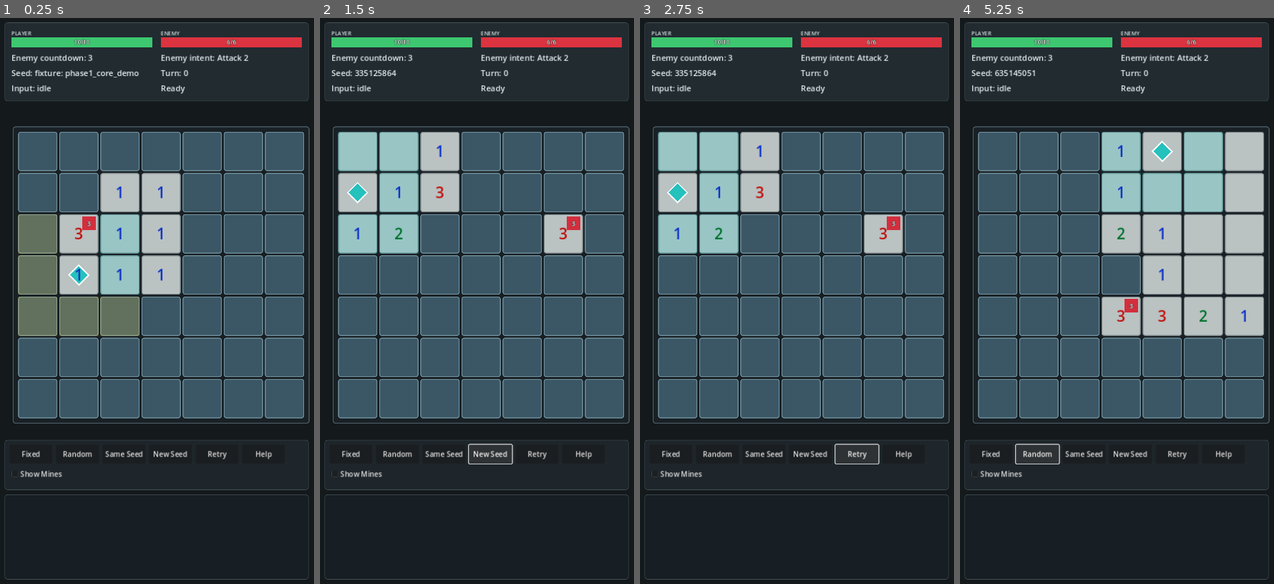
Above: before the commit, frames 1-4 (left to right).
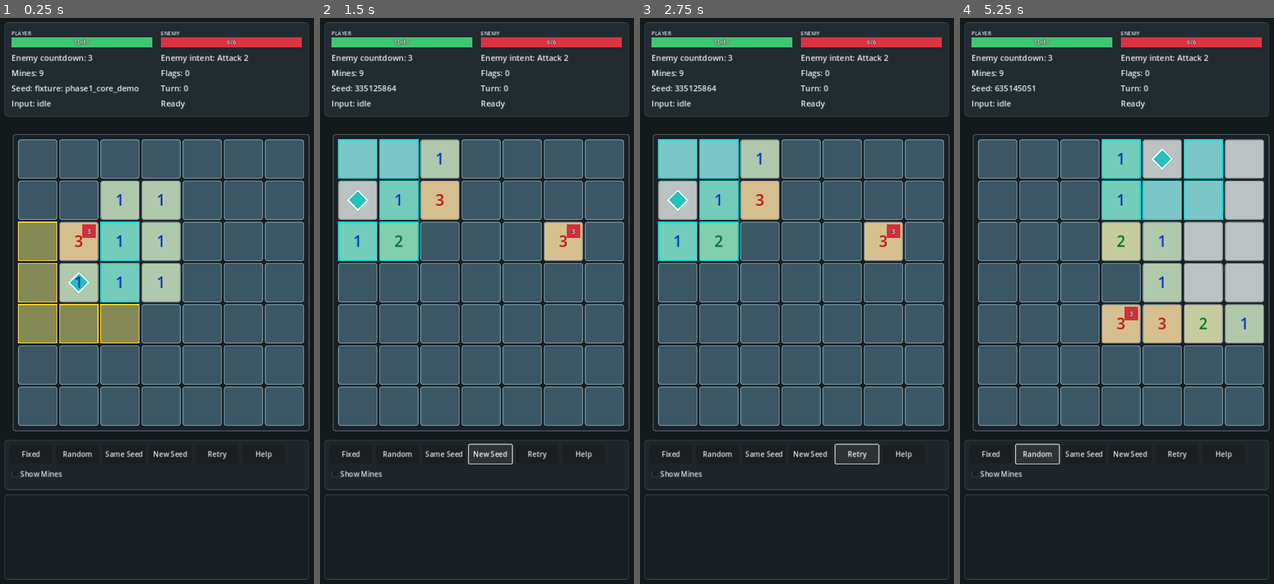
Above: after the commit, the same moments.

Repository: T11retsujitu/minesweeperV2
Game: Godot game, scene res://scenes/main.tscn
Same seed, same stepped clock (60 frames per second), same inputs: the game is played once before the commit and once after it.
Inputs:
- Up to frame 1 (0.25 s): no input
- Up to frame 2 (1.5 s): click "New Seed" at 0.5 s; click "New Seed" at 1.25 s
- Up to frame 3 (2.75 s): click "Retry" at 2 s
- Up to frame 4 (5.25 s): click "Retry" at 2.75 s; click "Retry" at 3.5 s; click "Fixed" at 4.25 s; click "Random" at 5 s

The runs differ from the first frame. In frame 1, 18% of the frame differs, in the area x 1-99%, y 9-74%; in frame 2, 16%; in frame 3, 16%; in frame 4, 18%.

Commit message:
feat: UX改良M1a 読める風景化(爆弾フラグ/数字ヒートマップ/ハイライト強化/HUDカウンター)
- フラグ表示を三角旗+Fラベルから爆弾スプライト風描画へ(overlay_draw子ノード経由)
- 開放セル背景をadjacent数の危険度ヒートマップ化(COLOR_HEAT_LEVELS)
- movable/revealableハイライトをalpha 0.34/0.38+2pxボーダーへ強化
- HUDにMines/Flagsカウンター追加(snapshotからpresentation側集計)
- 敵インテントをBalance.ENEMY_ATTACK参照の動的表示に

presentation層のみ・テスト430件不変

Co-Authored-By: Claude Fable 5 <noreply@anthropic.com>
Claude-Session: https://claude.ai/code/session_0166TRrYQ1gnNdfye1nWRQWG

Diff:
--- a/scripts/presentation/battle_screen.gd
+++ b/scripts/presentation/battle_screen.gd
@@ -20,6 +20,8 @@
 var enemy_bar = null
 var enemy_countdown_label = null
 var enemy_intent_label = null
+var mines_label = null
+var flags_label = null
 var seed_label = null
 var turn_label = null
 var input_mode_label = null
@@ -164,7 +166,8 @@
 		player_bar.animate_to(int(snapshot["player_hp"]))
 		enemy_bar.animate_to(int(snapshot["enemy_hp"]))
 	enemy_countdown_label.text = "Enemy countdown: %d" % int(snapshot["enemy_countdown"])
-	enemy_intent_label.text = "Enemy intent: Attack 2"
+	enemy_intent_label.text = _enemy_intent_text(snapshot)
+	_update_mine_counters(snapshot)
 	seed_label.text = "Seed: " + str(snapshot["seed_label"])
 	turn_label.text = "Turn: %d" % int(snapshot["turn_count"])
 	input_mode_label.text = "Input: " + _input_mode_text()
@@ -179,6 +182,24 @@
 	if preview_overlay.visible:
 		return "confirm_detonation"
 	return "idle"
+
+
+func _enemy_intent_text(snapshot):
+	if int(snapshot["enemy_hp"]) <= 0:
+		return "Enemy intent: —"
+	return "Enemy intent: Attack %d" % Balance.ENEMY_ATTACK
+
+
+func _update_mine_counters(snapshot):
+	var mine_count = 0
+	var flag_count = 0
+	for cell_data in snapshot["cells"]:
+		if bool(cell_data["contains_mine"]):
+			mine_count += 1
+		if cell_data["flag_state"] == "flagged":
+			flag_count += 1
+	mines_label.text = "Mines: %d" % (mine_count - flag_count)
+	flags_label.text = "Flags: %d" % flag_count
 
 
 func _is_overlay_blocking_board():
@@ -451,7 +472,7 @@
 
 func _build_hud():
 	var panel = _make_panel(Color(0.13, 0.17, 0.19))
-	panel.custom_minimum_size = Vector2(0, 150)
+	panel.custom_minimum_size = Vector2(0, 184)
 	root.add_child(panel)
 
 	var margin = _make_margin(14)
@@ -469,6 +490,8 @@
 	enemy_bar.setup("ENEMY", Balance.ENEMY_MAX_HP, FxConfig.COLOR_HP_ENEMY)
 	enemy_countdown_label = _make_hud_label()
 	enemy_intent_label = _make_hud_label()
+	mines_label = _make_hud_label()
+	flags_label = _make_hud_label()
 	seed_label = _make_hud_label()
 	turn_label = _make_hud_label()
 	input_mode_label = _make_hud_label()
@@ -477,7 +500,7 @@
 
 	hud.add_child(player_bar)
 	hud.add_child(enemy_bar)
-	for label in [enemy_countdown_label, enemy_intent_label, seed_label, turn_label, input_mode_label, status_label]:
+	for label in [enemy_countdown_label, enemy_intent_label, mines_label, flags_label, seed_label, turn_label, input_mode_label, status_label]:
 		hud.add_child(label)
 
 
--- a/scripts/presentation/cell_view.gd
+++ b/scripts/presentation/cell_view.gd
@@ -15,18 +15,20 @@
 
 var background_panel = null
 var highlight_rect = null
+var overlay_draw = null
 var preview_rect = null
 var player_marker_outline = null
 var player_marker_fill = null
 var flash_rect = null
 var number_label = null
-var flag_label = null
 var detonation_label = null
 var mine_marker_label = null
 var preview_damage_label = null
 var enemy_badge = null
 var enemy_label = null
 var enemy_pulse_tween = null
+var highlight_border_visible = false
+var highlight_border_color = FxConfig.COLOR_HIGHLIGHT_MOVABLE_BORDER
 
 
 func _ready():
@@ -47,15 +49,15 @@
 	var revealed = cell_data["reveal_state"] == "revealed"
 	var flagged = cell_data["flag_state"] == "flagged"
 	var detonated = cell_data["detonation_state"] == "detonated"
-	flagged_display = flagged
-
-	_apply_background(revealed, flagged, detonated)
+	var adjacent_count = int(cell_data["adjacent_mine_count"])
+	flagged_display = flagged and not detonated
+
+	_apply_background(revealed, flagged, detonated, adjacent_count)
 	number_label.text = ""
-	if revealed and int(cell_data["adjacent_mine_count"]) > 0 and not detonated:
-		number_label.text = str(cell_data["adjacent_mine_count"])
-		number_label.add_theme_color_override("font_color", _number_color(int(cell_data["adjacent_mine_count"])))
-
-	flag_label.visible = flagged and not detonated
+	if revealed and adjacent_count > 0 and not detonated:
+		number_label.text = str(adjacent_count)
+		number_label.add_theme_color_override("font_color", _number_color(adjacent_count))
+
 	detonation_label.visible = detonated
 	mine_marker_label.visible = bool(options.get("debug_mine", false))
 	var enemy_visible = bool(options.get("enemy_visible", false))
@@ -66,10 +68,13 @@
 	var movable = bool(options.get("movable", false))
 	var revealable = bool(options.get("revealable", false))
 	highlight_rect.visible = movable or revealable
+	highlight_border_visible = movable or revealable
 	if movable:
 		highlight_rect.color = FxConfig.COLOR_HIGHLIGHT_MOVABLE
+		highlight_border_color = FxConfig.COLOR_HIGHLIGHT_MOVABLE_BORDER
 	elif revealable:
 		highlight_rect.color = FxConfig.COLOR_HIGHLIGHT_REVEALABLE
+		highlight_border_color = FxConfig.COLOR_HIGHLIGHT_REVEALABLE_BORDER
 
 	var player_here = bool(options.get("player_here", false))
 	player_marker_outline.visible = player_here
@@ -85,7 +90,8 @@
 		preview_damage_label.text = str(options.get("preview_damage", ""))
 	else:
 		preview_damage_label.text = ""
-	queue_redraw()
+	if overlay_draw != null:
+		overlay_draw.queue_redraw()
 
 
 func flash(color, duration):
@@ -115,6 +121,8 @@
 func _notification(what):
 	if what == NOTIFICATION_RESIZED:
 		_layout_player_marker()
+		if overlay_draw != null:
+			overlay_draw.queue_redraw()
 
 
 func _gui_input(event):
@@ -137,15 +145,43 @@
 		long_pressed.emit(coord)
 
 
-func _draw():
+func _on_overlay_draw():
+	var cell_size = overlay_draw.size
+	if cell_size == Vector2.ZERO:
+		cell_size = custom_minimum_size
 	if flagged_display:
-		var points = PackedVector2Array([
-			Vector2(18, 18),
-			Vector2(18, 54),
-			Vector2(58, 31),
-		])
-		draw_polygon(points, PackedColorArray([Color(1.0, 0.82, 0.12)]))
-		draw_line(Vector2(18, 18), Vector2(18, 66), Color(0.94, 0.96, 1.0), 3.0)
+		_draw_bomb(overlay_draw, cell_size)
+	if highlight_border_visible:
+		_draw_highlight_border(overlay_draw, cell_size)
+
+
+func _draw_bomb(canvas, cell_size):
+	var side = min(cell_size.x, cell_size.y)
+	if side <= 0.0:
+		return
+	var center = cell_size * 0.5
+	var radius = side * 0.27
+	var fuse_width = side * 0.045
+	var fuse_start = center + Vector2(radius * 0.58, -radius * 0.72)
+	var fuse_mid = center + Vector2(radius * 0.92, -radius * 1.08)
+	var fuse_end = center + Vector2(radius * 1.18, -radius * 1.26)
+	var spark_center = fuse_end + Vector2(radius * 0.16, -radius * 0.08)
+
+	canvas.draw_circle(center, radius, FxConfig.COLOR_BOMB_BODY_RIM)
+	canvas.draw_circle(center + Vector2(radius * 0.05, radius * 0.06), radius * 0.91, FxConfig.COLOR_BOMB_BODY)
+	canvas.draw_arc(center, radius * 0.68, deg_to_rad(206.0), deg_to_rad(286.0), 16, FxConfig.COLOR_BOMB_HIGHLIGHT, side * 0.025, true)
+	canvas.draw_line(fuse_start, fuse_mid, FxConfig.COLOR_BOMB_FUSE, fuse_width, true)
+	canvas.draw_line(fuse_mid, fuse_end, FxConfig.COLOR_BOMB_FUSE, fuse_width, true)
+	canvas.draw_circle(spark_center, radius * 0.17, FxConfig.COLOR_BOMB_SPARK)
+
+
+func _draw_highlight_border(canvas, cell_size):
+	var border_width = FxConfig.HIGHLIGHT_BORDER_WIDTH
+	var rect_size = cell_size - Vector2(border_width, border_width)
+	if rect_size.x <= 0.0 or rect_size.y <= 0.0:
+		return
+	var rect = Rect2(Vector2(border_width * 0.5, border_width * 0.5), rect_size)
+	canvas.draw_rect(rect, highlight_border_color, false, border_width)
 
 
 func _handle_mouse_button(event):
@@ -195,6 +231,12 @@
 	highlight_rect.visible = false
 	add_child(highlight_rect)
 
+	overlay_draw = Control.new()
+	overlay_draw.set_anchors_preset(Control.PRESET_FULL_RECT)
+	overlay_draw.mouse_filter = Control.MOUSE_FILTER_IGNORE
+	overlay_draw.draw.connect(_on_overlay_draw)
+	add_child(overlay_draw)
+
 	preview_rect = ColorRect.new()
 	preview_rect.set_anchors_preset(Control.PRESET_FULL_RECT)
 	preview_rect.mouse_filter = Control.MOUSE_FILTER_IGNORE
@@ -219,13 +261,6 @@
 	number_label = _make_label(34, HORIZONTAL_ALIGNMENT_CENTER, VERTICAL_ALIGNMENT_CENTER)
 	number_label.set_anchors_preset(Control.PRESET_FULL_RECT)
 	add_child(number_label)
-
-	flag_label = _make_label(34, HORIZONTAL_ALIGNMENT_CENTER, VERTICAL_ALIGNMENT_CENTER)
-	flag_label.text = "F"
-	flag_label.add_theme_color_override("font_color", Color(1.0, 0.96, 0.38))
-	flag_label.set_anchors_preset(Control.PRESET_FULL_RECT)
-	flag_label.visible = false
-	add_child(flag_label)
 
 	detonation_label = _make_label(36, HORIZONTAL_ALIGNMENT_CENTER, VERTICAL_ALIGNMENT_CENTER)
 	detonation_label.text = "X"
@@ -315,7 +350,7 @@
 		enemy_badge.modulate = Color.WHITE
 
 
-func _apply_background(revealed, flagged, detonated):
+func _apply_background(revealed, flagged, detonated, adjacent_count):
 	var style = StyleBoxFlat.new()
 	style.corner_radius_top_left = 5
 	style.corner_radius_top_right = 5
@@ -329,7 +364,7 @@
 		style.bg_color = Color(0.12, 0.13, 0.15)
 		style.border_color = Color(0.03, 0.03, 0.04)
 	elif revealed:
-		style.bg_color = Color(0.73, 0.76, 0.76)
+		style.bg_color = _heat_color(adjacent_count)
 		style.border_color = Color(0.48, 0.52, 0.53)
 	elif flagged:
 		style.bg_color = Color(0.48, 0.16, 0.16)
@@ -340,6 +375,12 @@
 		style.shadow_color = Color(0.04, 0.06, 0.07, 0.35)
 		style.shadow_size = 3
 	background_panel.add_theme_stylebox_override("panel", style)
+
+
+func _heat_color(adjacent_count):
+	var max_index = FxConfig.COLOR_HEAT_LEVELS.size() - 1
+	var index = int(clamp(adjacent_count, 0, max_index))
+	return FxConfig.COLOR_HEAT_LEVELS[index]
 
 
 func _layout_player_marker():
--- a/scripts/presentation/fx_config.gd
+++ b/scripts/presentation/fx_config.gd
@@ -40,8 +40,27 @@
 const COLOR_DAMAGE_MINE = Color(1.0, 0.62, 0.18)
 const COLOR_DAMAGE_DEALT = Color(1.0, 0.85, 0.30)
 const COLOR_PLAYER_MARKER = Color(0.00, 0.72, 0.70, 0.85)
-const COLOR_HIGHLIGHT_MOVABLE = Color(0.00, 0.82, 0.82, 0.18)
-const COLOR_HIGHLIGHT_REVEALABLE = Color(1.0, 0.86, 0.24, 0.20)
+const COLOR_HIGHLIGHT_MOVABLE = Color(0.00, 0.82, 0.82, 0.34)
+const COLOR_HIGHLIGHT_REVEALABLE = Color(1.0, 0.86, 0.24, 0.38)
+const COLOR_HIGHLIGHT_MOVABLE_BORDER = Color(0.00, 0.88, 0.88, 0.95)
+const COLOR_HIGHLIGHT_REVEALABLE_BORDER = Color(1.0, 0.82, 0.18, 0.95)
+const HIGHLIGHT_BORDER_WIDTH = 2.0
+const COLOR_HEAT_LEVELS = [
+	Color(0.73, 0.76, 0.76),
+	Color(0.69, 0.79, 0.68),
+	Color(0.78, 0.80, 0.62),
+	Color(0.84, 0.75, 0.56),
+	Color(0.88, 0.68, 0.51),
+	Color(0.89, 0.60, 0.50),
+	Color(0.88, 0.54, 0.50),
+	Color(0.85, 0.48, 0.49),
+	Color(0.80, 0.42, 0.46),
+]
+const COLOR_BOMB_BODY = Color(0.035, 0.040, 0.045)
+const COLOR_BOMB_BODY_RIM = Color(0.12, 0.13, 0.14)
+const COLOR_BOMB_HIGHLIGHT = Color(0.78, 0.84, 0.86, 0.62)
+const COLOR_BOMB_FUSE = Color(0.26, 0.18, 0.10)
+const COLOR_BOMB_SPARK = Color(1.0, 0.63, 0.12)
 const COLOR_ENEMY_ATTACK_STATUS = Color(1.0, 0.55, 0.18)
 const COLOR_ENEMY_BADGE = Color(0.83, 0.18, 0.24)
 const COLOR_ENEMY_BADGE_DANGER = Color(1.0, 0.18, 0.12)
Not shown, changed: docs/llm-status.md
